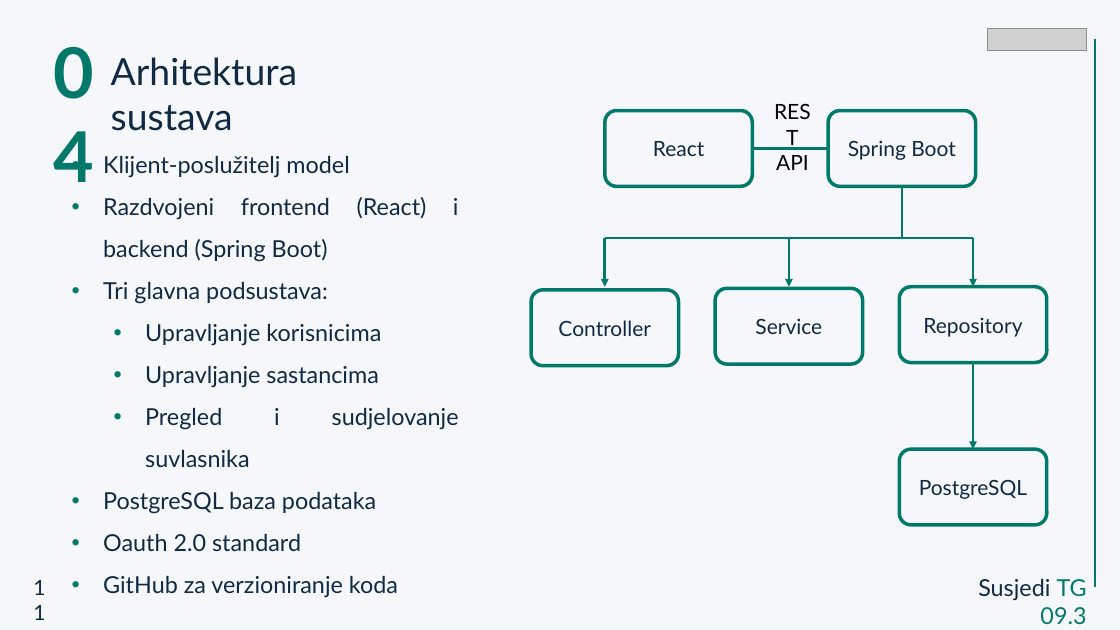
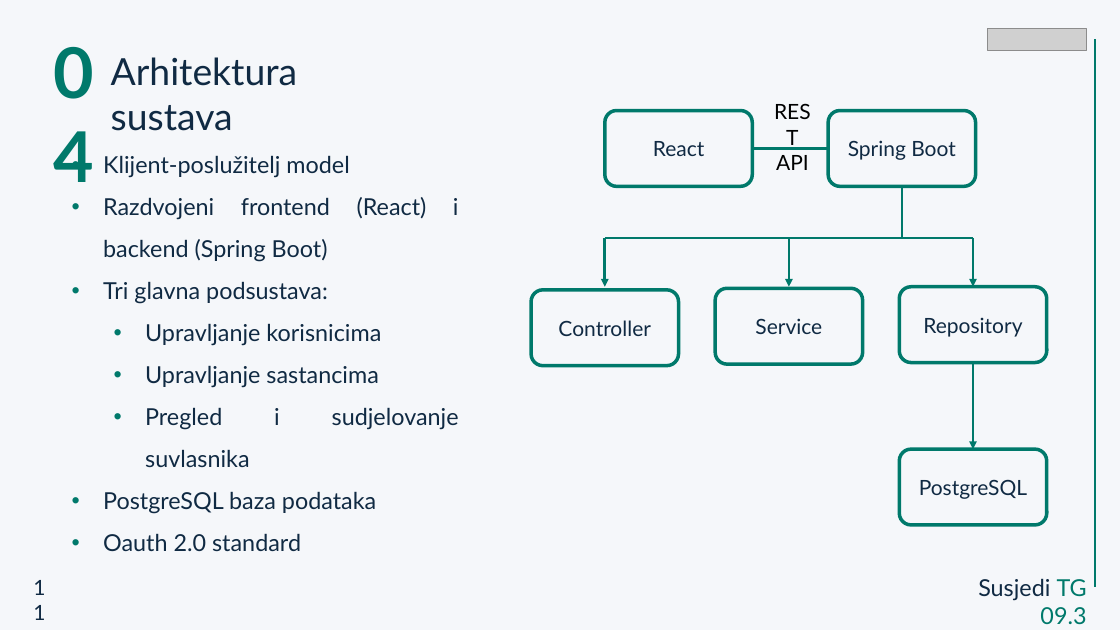
Before and after one commit to f-matijevic/susjedi, a slide deck: slide 11 of docs/PROINZ_TG09.3_susjedi.pptx. Drawn at 1120x630 pixels with LibreOffice and Linux fonts; fonts in the diff are those of the drawing; grey boxes stand for pictures. Boxes give left, top, right and bottom in pixels: in the first picture for what was removed or moved away, otherwise in the second. Text is boxed around its words. In the diff, an @@ line names an element or a change of style, - is before the commit and + after.

```diff
--- a/docs/PROINZ_TG09.3_susjedi.pptx
+++ b/docs/PROINZ_TG09.3_susjedi.pptx
@@ text at (x1=103, y1=575, x2=398, y2=598): paragraph removed @@
-• GitHub za verzioniranje koda
```
Also in this commit, not shown: 6 other slides changed, 1 other file.
